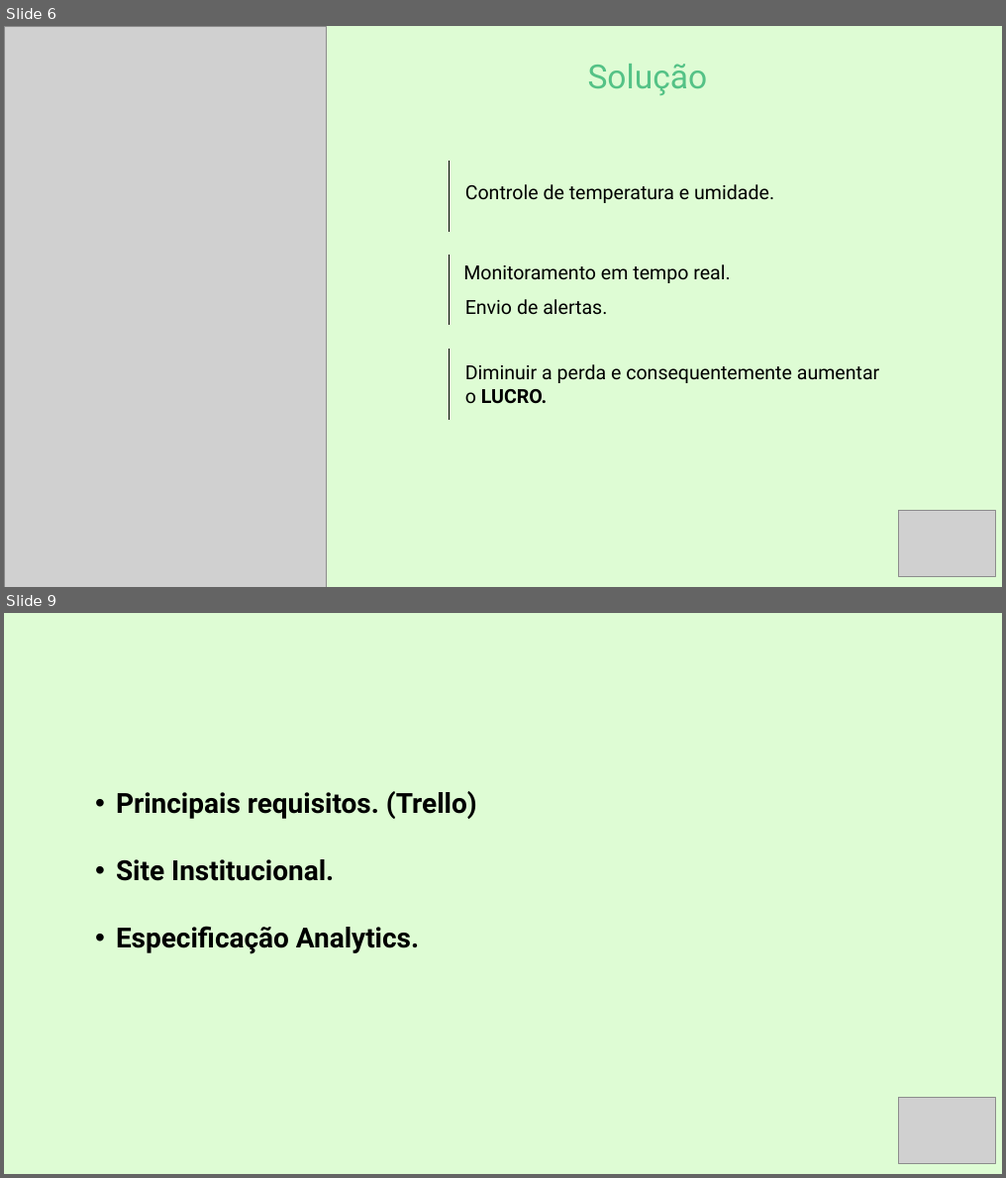
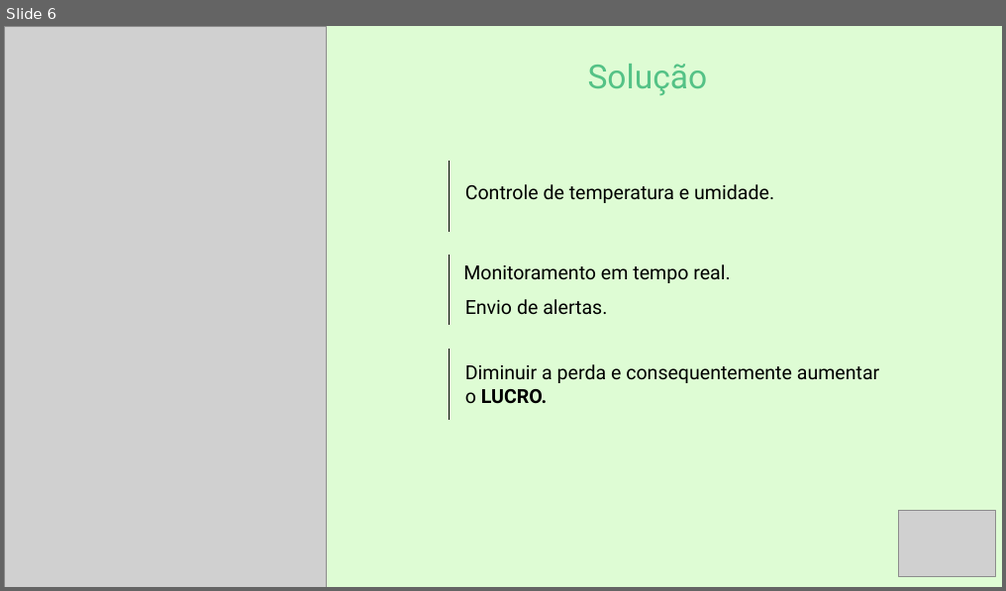
Before and after one commit to rony1533/Sixsolution-project, a slide deck: Documentação/SixSolucionApre.pptx. Shown one above the other, each under a label of ours: slides 6 and 9 before the commit, slide 6 after it; the slides between them are not shown. The pictures are 1006x1178 and 1006x591 pixels, drawn with LibreOffice and Linux fonts; fonts in the diff are those of the drawing; grey boxes stand for pictures. Boxes give left, top, right and bottom in pixels: in the first picture for what was removed or moved away, otherwise in the second. Text is boxed around its words. In the diff, an @@ line names an element or a change of style, - is before the commit and + after.

Commit message:
Att na planilha de requisitos das sprints

```diff
--- a/Documentação/SixSolucionApre.pptx
+++ b/Documentação/SixSolucionApre.pptx
@@ slide 9 removed at (4,613,1002,1174), background #DEFCD4 @@
@@ text removed at (116,791,477,955) @@
-  • Principais requisitos. (Trello)
-  • Site Institucional.
-  • Especificação Analytics.
@@ picture removed at (899,1097,995,1163) @@
```
Also in this commit, not shown: 2 slides changed, 4 slides added, 8 other slides removed, 1 other file.
